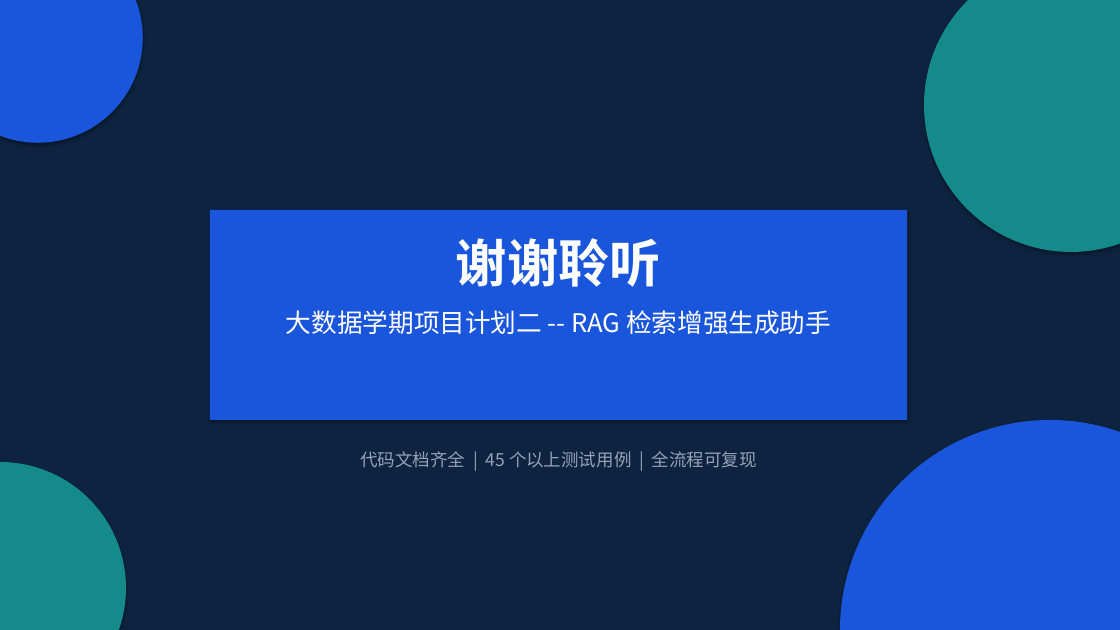
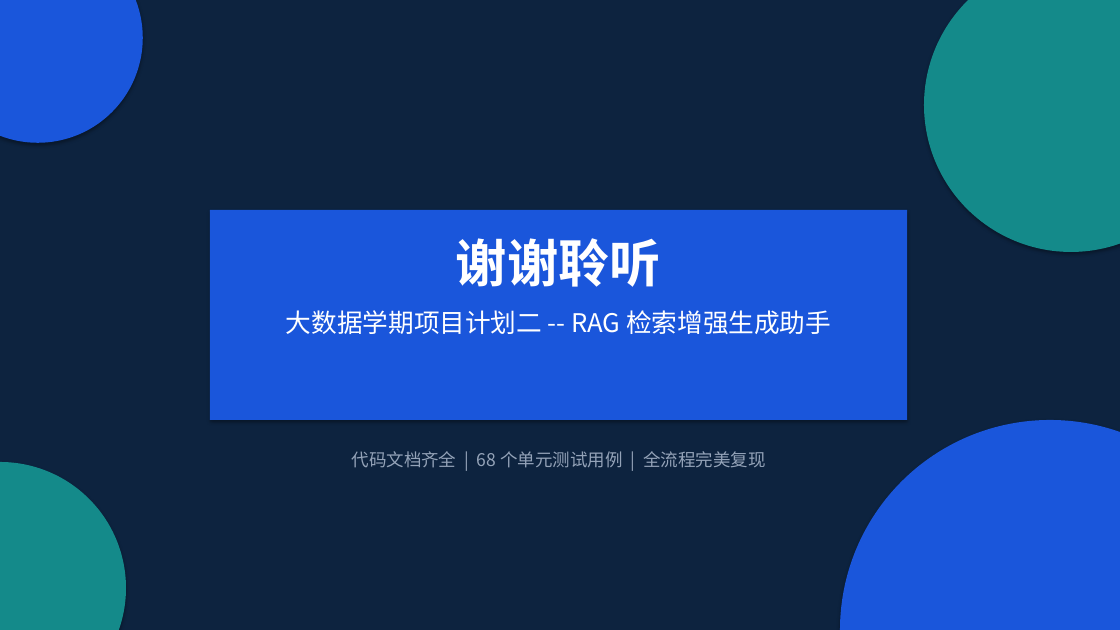
Before and after one commit to liwe123/Date-Analysis-Fanal-Exem, a slide deck: slide 19 of final exam2/BigData_RAG_答辩演示.pptx (slide 18 before the commit). Drawn at 1120x630 pixels with LibreOffice and Linux fonts; fonts in the diff are those of the drawing. Boxes give left, top, right and bottom in pixels: in the first picture for what was removed or moved away, otherwise in the second. Text is boxed around its words. In the diff, an @@ line names an element or a change of style, - is before the commit and + after.

Commit message:
docs: 更新答辩演示 PPT 并加入全新团队分工汇报页
1. create_pptx.py: 全面校正 RAG 项目运行数据（176 篇文档、~450+ 分块、68 个单测），新增全新的第九张幻灯片'团队分工与板块技术汇报'，并扩容目录页。
2. BigData_RAG_答辩演示.pptx: 基于更新后的 python 脚本重新渲染生成。
3. requirements.txt: 追加 python-pptx>=0.6.21 依赖以确保依赖链完整健壮。

```diff
--- a/final exam2/BigData_RAG_答辩演示.pptx
+++ b/final exam2/BigData_RAG_答辩演示.pptx
@@ text at bbox=[352, 451, 765, 468]: text changed @@
-代码文档齐全 | 45 个以上测试用例 | 全流程可复现
+代码文档齐全 | 68 个单元测试用例 | 全流程完美复现
```
Also in this commit, not shown: 8 other slides changed, 1 slide added, 2 other files.
